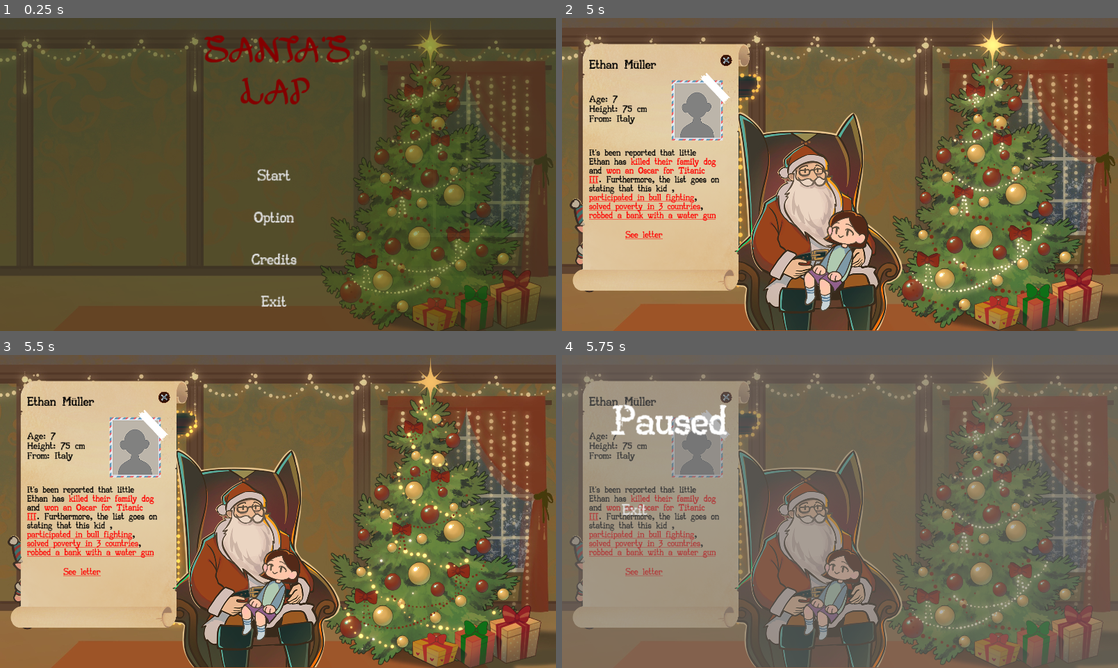
Above: before the commit, frames 1-4 (two rows, left to right).
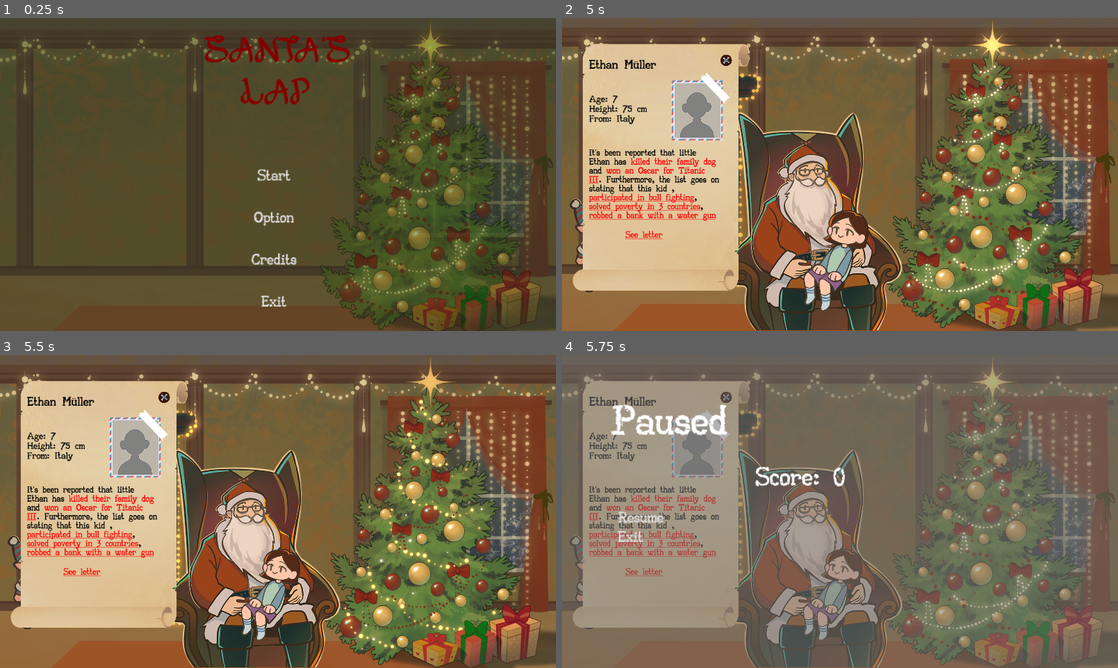
Above: after the commit, the same moments.

Repository: Zapzoop/chritmasgamejam
Game: Godot game, scene res://main_menu/mainmenu.tscn
The game is run twice, just before and just after one commit, with the same random seed, the same clock (stepped at 60 frames per second) and the same inputs. Sound files missing from this copy of the repository are replaced by a short silence.
Inputs (mouse positions are in pixels of both pictures, inside the frame that each line leads up to):
- Up to frame 1 (0.25 s): no input
- Up to frame 2 (5 s): click "Start" at 0.5 s; click "Let's Start" at 1.25 s; move the mouse to (962, 158) at 2.02 s; press the mouse at (962, 158) at 2.03 s; move the mouse to (828, 271) at 2.77 s; release the mouse at (828, 271) at 2.78 s; click (828, 271) at 2.85 s; move the mouse to (851, 140) at 3.52 s; press the mouse at (851, 140) at 3.53 s; move the mouse to (812, 237) at 4.27 s; release the mouse at (812, 237) at 4.28 s; click (812, 237) at 4.35 s
- Up to frame 3 (5.5 s): tap Enter at 5 s; move the mouse to (444, 558) at 5.02 s; press the mouse at (444, 558) at 5.03 s
- Up to frame 4 (5.75 s): tap Escape (pause) at 5.65 s

Frames 1-3 are identical in both runs. In frame 4, 0.7% of the frame differs, in the area x 10-51%, y 35-60%.

Commit message:
Score in pause

Diff:
--- a/character/child/child_file.tscn
+++ b/character/child/child_file.tscn
@@ -241,8 +241,8 @@
 anchor_bottom = 1.0
 offset_left = 120.0
 offset_top = 90.0
-offset_right = 120.0
-offset_bottom = 89.9985
+offset_right = 456.0
+offset_bottom = 737.998
 grow_vertical = 2
 scale = Vector2(0.7, 0.7)
 script = ExtResource("1_fjgta")
--- a/main_menu/pause.gd
+++ b/main_menu/pause.gd
@@ -11,6 +11,7 @@
 		self.visible = true
 		get_tree().paused = true
 		ispaused=true
+		$Score.text = "Score: " + str(Global.score)
 	elif Input.is_action_just_pressed("pause") and ispaused:
 		self.visible = false
 		ispaused=false
@@ -21,3 +22,9 @@
 
 func _on_button_pressed():
 	get_tree().quit()
+
+
+func _on_button_3_pressed():
+	self.visible = false
+	ispaused=false
+	get_tree().paused = false
--- a/main_menu/pause.tscn
+++ b/main_menu/pause.tscn
@@ -17,34 +17,69 @@
 metadata/_edit_use_anchors_ = true
 
 [node name="Label" type="Label" parent="."]
-offset_left = 104.0
-offset_top = 104.0
-offset_right = 144.0
-offset_bottom = 127.0
+anchors_preset = -1
+anchor_left = 0.0902778
+anchor_top = 0.160494
+anchor_right = 0.296875
+anchor_bottom = 0.283951
+offset_right = -198.0
+offset_bottom = -57.0
 theme = ExtResource("1_nhpiu")
 theme_override_font_sizes/font_size = 80
 text = "Paused"
+metadata/_edit_use_anchors_ = true
 
 [node name="Button" type="Button" parent="."]
-offset_left = 120.0
-offset_top = 304.0
-offset_right = 181.0
-offset_bottom = 343.0
+anchors_preset = -1
+anchor_left = 0.0972222
+anchor_top = 0.555556
+anchor_right = 0.150174
+anchor_bottom = 0.615741
+offset_top = -3.05176e-05
+offset_bottom = 3.05176e-05
 theme = ExtResource("1_nhpiu")
 theme_override_font_sizes/font_size = 30
 text = "Exit"
 flat = true
+metadata/_edit_use_anchors_ = true
 
 [node name="Button2" type="Button" parent="."]
 visible = false
-offset_left = 120.0
-offset_top = 248.0
-offset_right = 225.0
-offset_bottom = 287.0
+offset_left = 112.0
+offset_top = 304.0
+offset_right = 217.0
+offset_bottom = 343.0
 theme = ExtResource("1_nhpiu")
 theme_override_font_sizes/font_size = 30
 text = "Options"
 flat = true
 
+[node name="Button3" type="Button" parent="."]
+anchors_preset = -1
+anchor_left = 0.0972222
+anchor_top = 0.493827
+anchor_right = 0.1875
+anchor_bottom = 0.554012
+theme = ExtResource("1_nhpiu")
+theme_override_font_sizes/font_size = 30
+text = "Resume"
+flat = true
+metadata/_edit_use_anchors_ = true
+
+[node name="Score" type="Label" parent="."]
+anchors_preset = -1
+anchor_left = 0.423611
+anchor_top = 0.358025
+anchor_right = 0.555556
+anchor_bottom = 0.41358
+offset_left = -88.0
+offset_right = -88.0
+offset_bottom = 15.0
+theme = ExtResource("1_nhpiu")
+theme_override_font_sizes/font_size = 50
+text = "Score:"
+metadata/_edit_use_anchors_ = true
+
 [connection signal="pressed" from="Button" to="." method="_on_button_pressed"]
 [connection signal="pressed" from="Button2" to="." method="_on_button_2_pressed"]
+[connection signal="pressed" from="Button3" to="." method="_on_button_3_pressed"]
